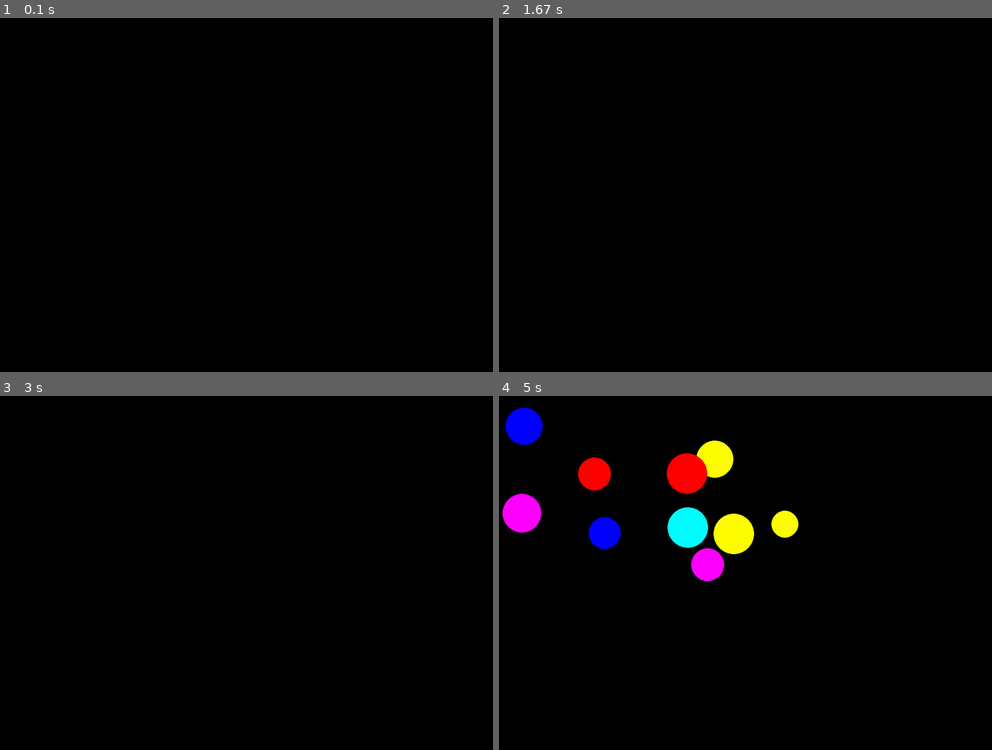
Above: before the commit, frames 1-4 (two rows, left to right).
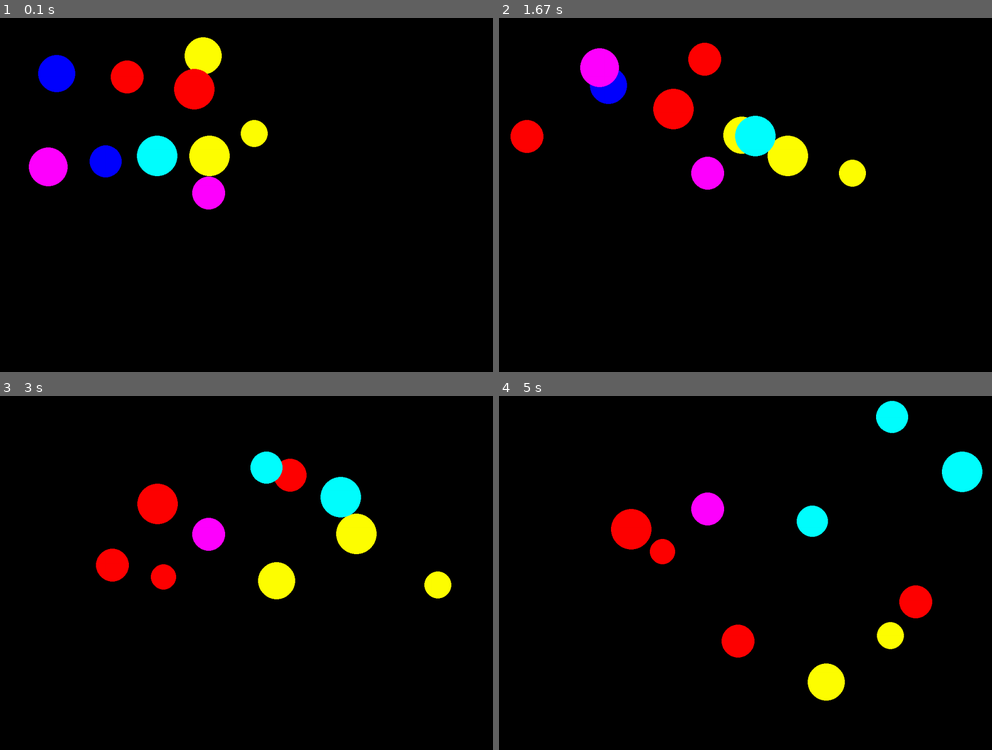
Above: after the commit, the same moments.

Repository: babichevko/proga_babichev_2021
Game: pygame game, started from поймайшарик.py
The game is run twice, just before and just after one commit, with the same random seed, the same clock (stepped at 60 frames per second) and the same inputs.
Inputs (mouse positions are in pixels of both pictures, inside the frame that each line leads up to):
- Up to frame 1 (0.1 s): no input
- Up to frame 2 (1.67 s): click (592, 138) at 1.38 s
- Up to frame 3 (3 s): click (118, 431) at 1.72 s; click (128, 495) at 2.05 s
- Up to frame 4 (5 s): click (932, 541) at 4.38 s

The runs differ from the first frame. In frame 1, 6.0% of the frame differs, in the area x 5-55%, y 5-55%; in frame 2, 5.4%; in frame 3, 5.4%; in frame 4, 11%, in the area x 0-99%, y 1-87%.

Commit message:
постоянство скорости есть, как и зеркальное отражение от стенок; сделаем случайное отражение и постараемся улучшить код в целом

Diff:
--- a/поймайшарик.py
+++ b/поймайшарик.py
@@ -26,13 +26,13 @@
     r = randint(30, 50)
     color = COLORS[randint(0, 5)]
     balls.append([color, x, y, r])
-def new_ball(color, x, y, r):
-    circle(screen, color, (x, y), r)
-
 for i in range(len(balls)):
     vx = randint(-5, 5)
     vy = randint(-5, 5)
     v.append([vx, vy])
+
+def new_ball(color, x, y, r):
+    circle(screen, color, (x, y), r)
 
 def proverka_najatia(coordinaty_najatiya, coordinata_kruga_x, coordinata_kruga_y, radius_kruga):
     global najal
@@ -62,22 +62,30 @@
                 for i in range(len(balls)):
                     proverka_najatia(event.pos, balls[i][1], balls[i][2], balls[i][3])
                     if najal == True:
-                        balls.pop(i)
                         x = randint(100, 700)
                         y = randint(100, 500)
                         r = randint(30, 50)
                         color = COLORS[randint(0, 5)]
-                        balls.append([color, x, y, r])
+                        balls[i] = [color, x, y, r]
+                        vx = randint(-5, 5)
+                        vy = randint(-5, 5)
+                        v[i] = [vx, vy]
                         chislo_ochkov+=1
-        for i in range(len(balls)):
+    for i in range(len(balls)):
             color, x, y, r = balls[i]
             new_ball(color, x, y, r)
-        for i in range(len(balls)):
-            balls[i][1] += v[i][0]
-            balls[i][2] += v[i][1]
+    for i in range(len(balls)):
+        balls[i][1] += v[i][0]
+        balls[i][2] += v[i][1]
 
-        pygame.display.update()
-        screen.fill(BLACK)
+        if balls[i][1] - 2 * balls[i][3] < 0 or balls[i][1] + 2 * balls[i][3] > 1200:
+            v[i][0] = -v[i][0]
+        if balls[i][2] - 2 * balls[i][3] < 0 or balls[i][2] + 2 * balls[i][3] > 900:
+            v[i][1] = -v[i][1]
+
+    pygame.display.update()
+
+    screen.fill(BLACK)
 
 print('ваши очки:', chislo_ochkov)
 pygame.quit()
